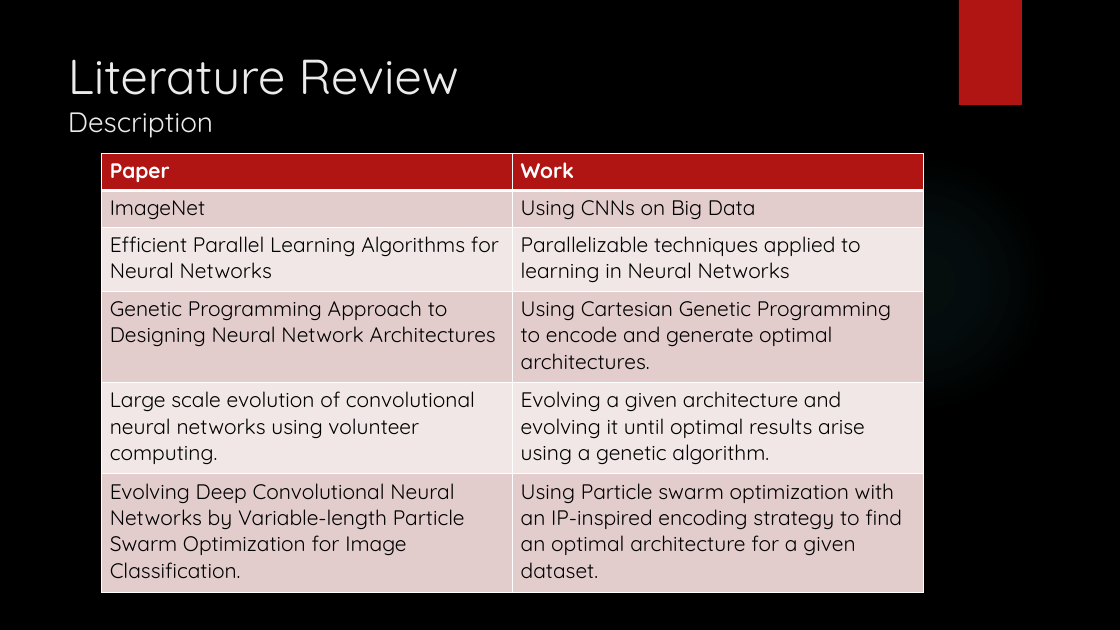
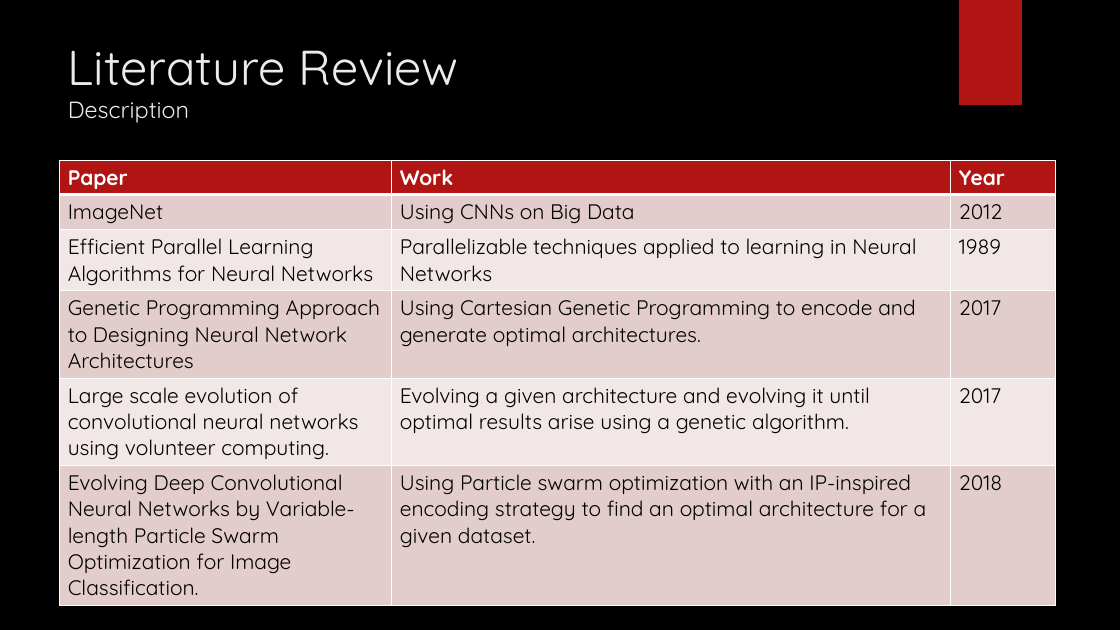
Before and after one commit to mohsin-ashraf/Neuroevolution-of-CNN, a slide deck: slide 6 of documentation/university-requisite/proposal-presentation/Nature Inspired CNNs Optimization.pptx. Drawn at 1120x630 pixels with LibreOffice and Linux fonts; fonts in the diff are those of the drawing; background and template pictures are left out. Boxes give left, top, right and bottom in pixels: in the first picture for what was removed or moved away, otherwise in the second. Text is boxed around its words. In the diff, an @@ line names an element or a change of style, - is before the commit and + after.

```diff
--- a/documentation/university-requisite/proposal-presentation/Nature Inspired CNNs Optimization.pptx
+++ b/documentation/university-requisite/proposal-presentation/Nature Inspired CNNs Optimization.pptx
@@ title "Literature Review Description": place and size @@
-title "Literature Review Description" at <box>68,59,459,138</box>
+title "Literature Review Description" at <box>68,50,459,123</box>
@@ title "Literature Review Description" at <box>68,50,459,123</box>: size 24 to 20 pt in "Description" @@
@@ table at <box>60,160,1056,600</box> @@
+column 3: Year | 2012 | 1989 | 2017 | 2017 | 2018
@@ table: place and size @@
-table at <box>102,153,923,592</box>
+table at <box>60,160,1056,600</box>
```
Also in this commit, not shown: 5 other slides changed, 1 other file.
